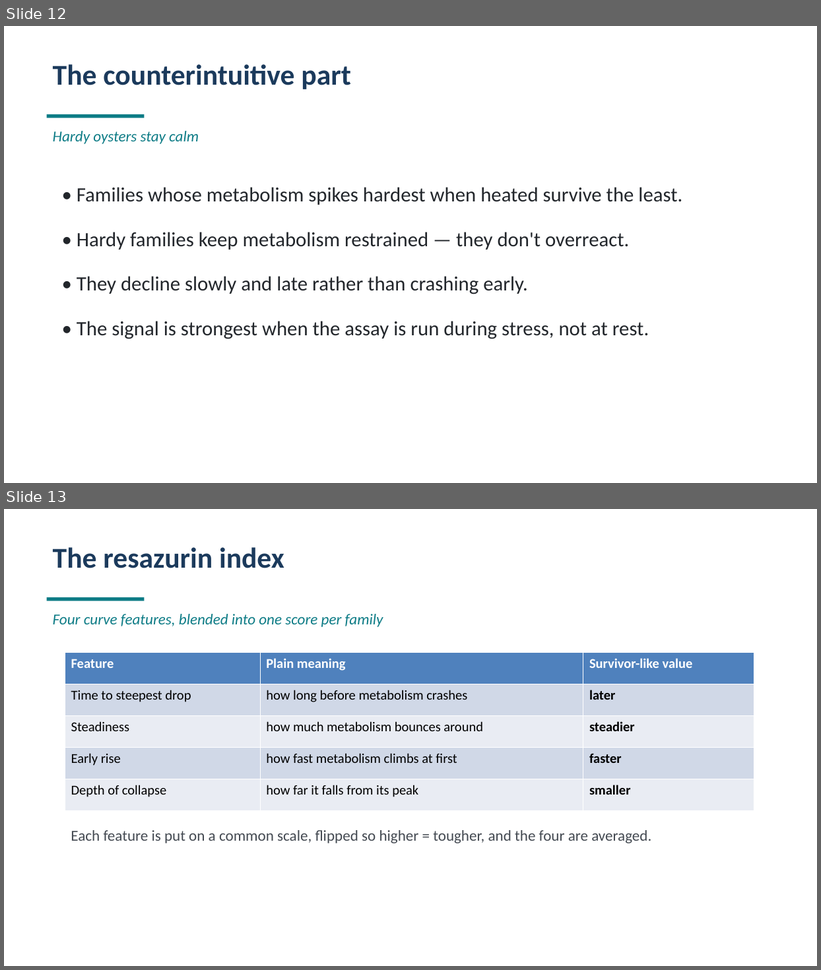
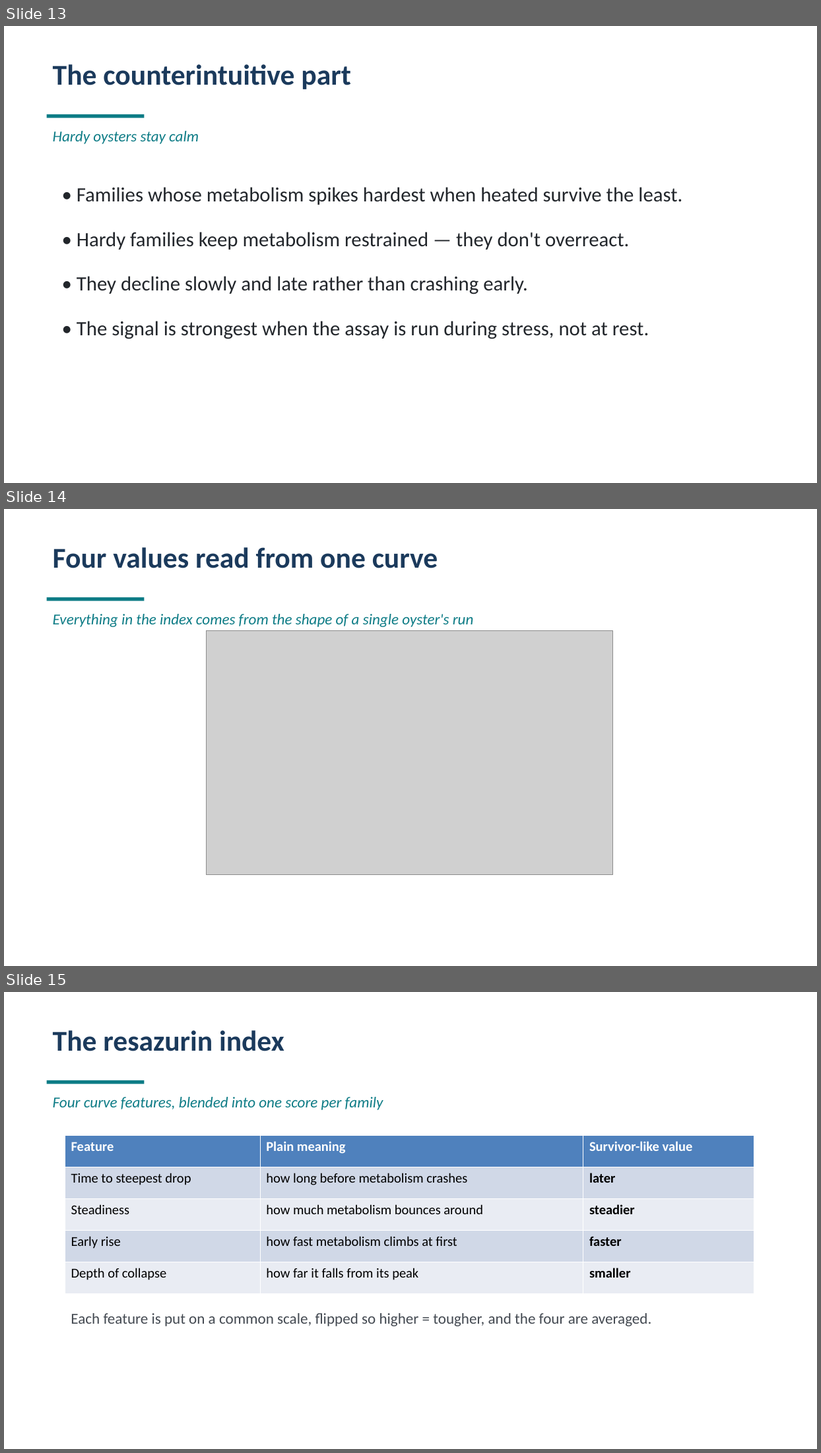
Before and after one commit to sr320/talk-pcsga-2026, a slide deck: Future-Shellf-PCSGA-2026.pptx. Shown one above the other, each under a label of ours: slides 12 and 13 before the commit, slides 13, 14 and 15 after it. The pictures are 821x970 and 821x1453 pixels, drawn with LibreOffice and Linux fonts; fonts in the diff are those of the drawing; grey boxes stand for pictures. Boxes give left, top, right and bottom in pixels: in the first picture for what was removed or moved away, otherwise in the second. Text is boxed around its words. In the diff, an @@ line names an element or a change of style, - is before the commit and + after.

```diff
--- a/Future-Shellf-PCSGA-2026.pptx
+++ b/Future-Shellf-PCSGA-2026.pptx
@@ slide 14 added at (4, 509, 817, 966), background #FFFFFF @@
@@ text added at (53, 547, 438, 568), 34 pt, text #1B3A5C, bold @@
+Four values read from one curve
@@ rectangle added at (47, 597, 145, 601), fill #0E7C86 @@
@@ text added at (53, 614, 474, 627), 18 pt, text #0E7C86, italic @@
+Everything in the index comes from the shape of a single oyster's run
@@ picture added at (207, 631, 613, 875) @@
@@ what was slide 12 is now slide 13 @@
@@ what was slide 13 is now slide 15 @@
```
Also in this commit, not shown: 1 other slide added, 1 other file.
